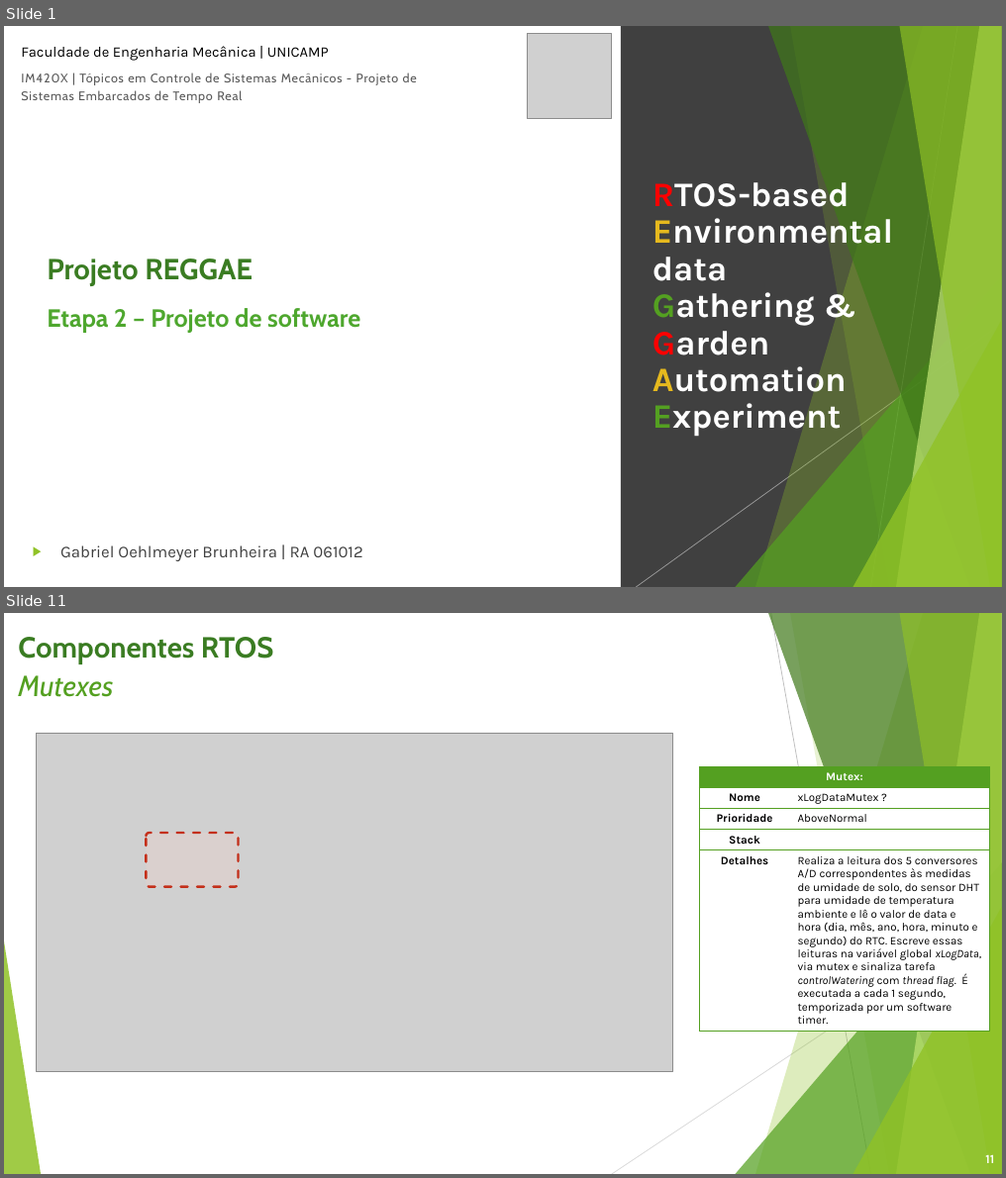
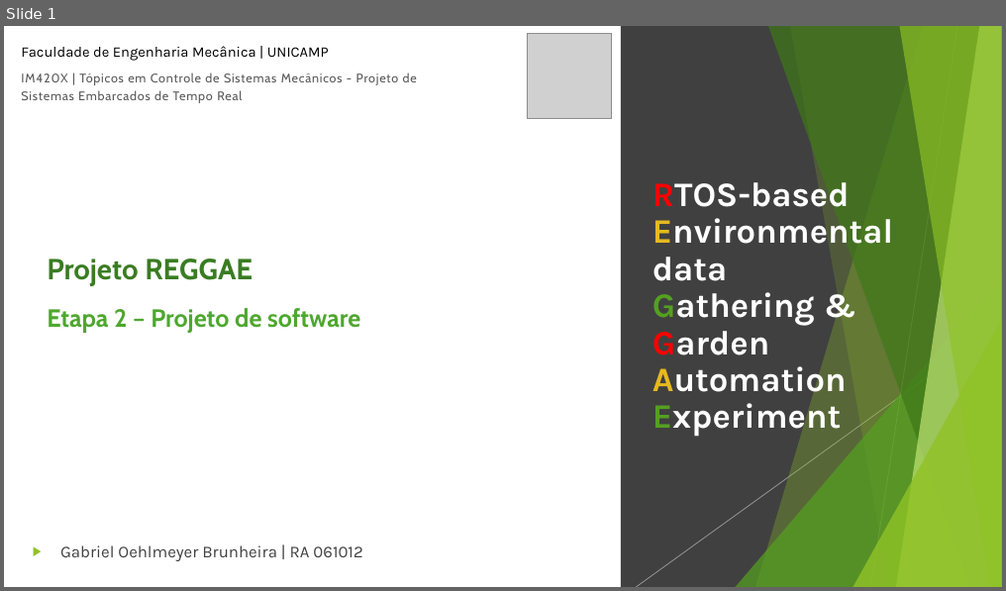
Before and after one commit to gabrielbrunheira/project-reggae, a slide deck: docs/IM420X - Projeto Reggae (Etapa 2).pptx. Shown one above the other, each under a label of ours: slides 1 and 11 before the commit, slide 1 after it; the slides between them are not shown. The pictures are 1006x1178 and 1006x591 pixels, drawn with LibreOffice and Linux fonts; fonts in the diff are those of the drawing; grey boxes stand for pictures. Boxes give left, top, right and bottom in pixels: in the first picture for what was removed or moved away, otherwise in the second. Text is boxed around its words. In the diff, an @@ line names an element or a change of style, - is before the commit and + after.

Commit message:
Finish first version of software specification

```diff
--- a/docs/IM420X - Projeto Reggae (Etapa 2).pptx
+++ b/docs/IM420X - Projeto Reggae (Etapa 2).pptx
@@ slide 11 removed at bbox=[4, 613, 1002, 1174], background #FFFFFF; not listed: 10 template elements that a slide beside it also shows @@
@@ text removed at bbox=[18, 637, 273, 697] @@
-Componentes RTOS
-Mutexes
@@ picture removed at bbox=[36, 733, 672, 1072] @@
@@ table removed at bbox=[699, 767, 990, 1039], 5 rows, 2 columns @@
-Mutex: | 
-Nome | xLogDataMutex ?
-Prioridade | AboveNormal
-Stack | 
-Detalhes | Realiza a leitura dos 5 conversores A/D correspondentes às medidas de umidade de solo, do sensor DHT para umidade de temperatura ambiente e lê o valor de data e hora (dia, mês, ano, hora, minuto e segundo) do RTC. Escreve essas leituras na variável global xLogData, via mutex e sinaliza tarefa controlWatering com thread flag. É executada a cada 1 segundo, temporizada por um software timer.
@@ rounded rectangle removed at bbox=[147, 833, 239, 887] @@
@@ page number removed at bbox=[985, 1156, 994, 1163] @@
-11
```
Also in this commit, not shown: 5 slides changed, 18 slides added, 13 other slides removed, 4 other files.
